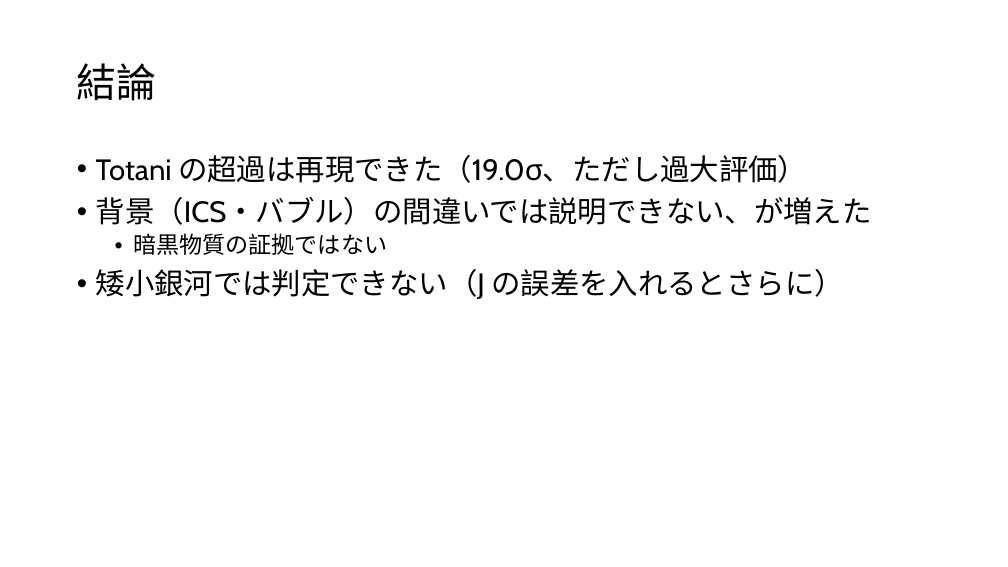
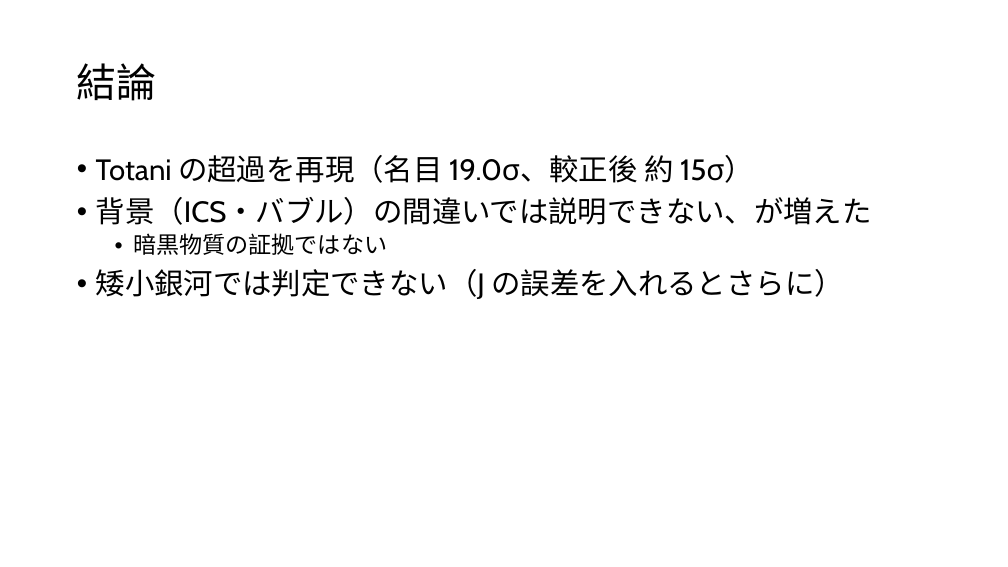
Before and after one commit to Mikann20041029/darkmatter-slides, a slide deck: slide 17 of slides/2026-10-02_研究進捗報告.pptx (slide 16 before the commit). Drawn at 1008x567 pixels with LibreOffice and Linux fonts; fonts in the diff are those of the drawing. Boxes give left, top, right and bottom in pixels: in the first picture for what was removed or moved away, otherwise in the second. Text is boxed around its words. In the diff, an @@ line names an element or a change of style, - is before the commit and + after.

```diff
--- a/slides/2026-10-02_研究進捗報告.pptx
+++ b/slides/2026-10-02_研究進捗報告.pptx
@@ text at [96,155,754,183]: text changed @@
-• Totani の超過は再現できた（19.0σ、ただし過大評価）
+• Totani の超過を再現（名目 19.0σ、較正後 約 15σ）
```
Also in this commit, not shown: 2 other slides changed, 2 slides added, 5 other files.
